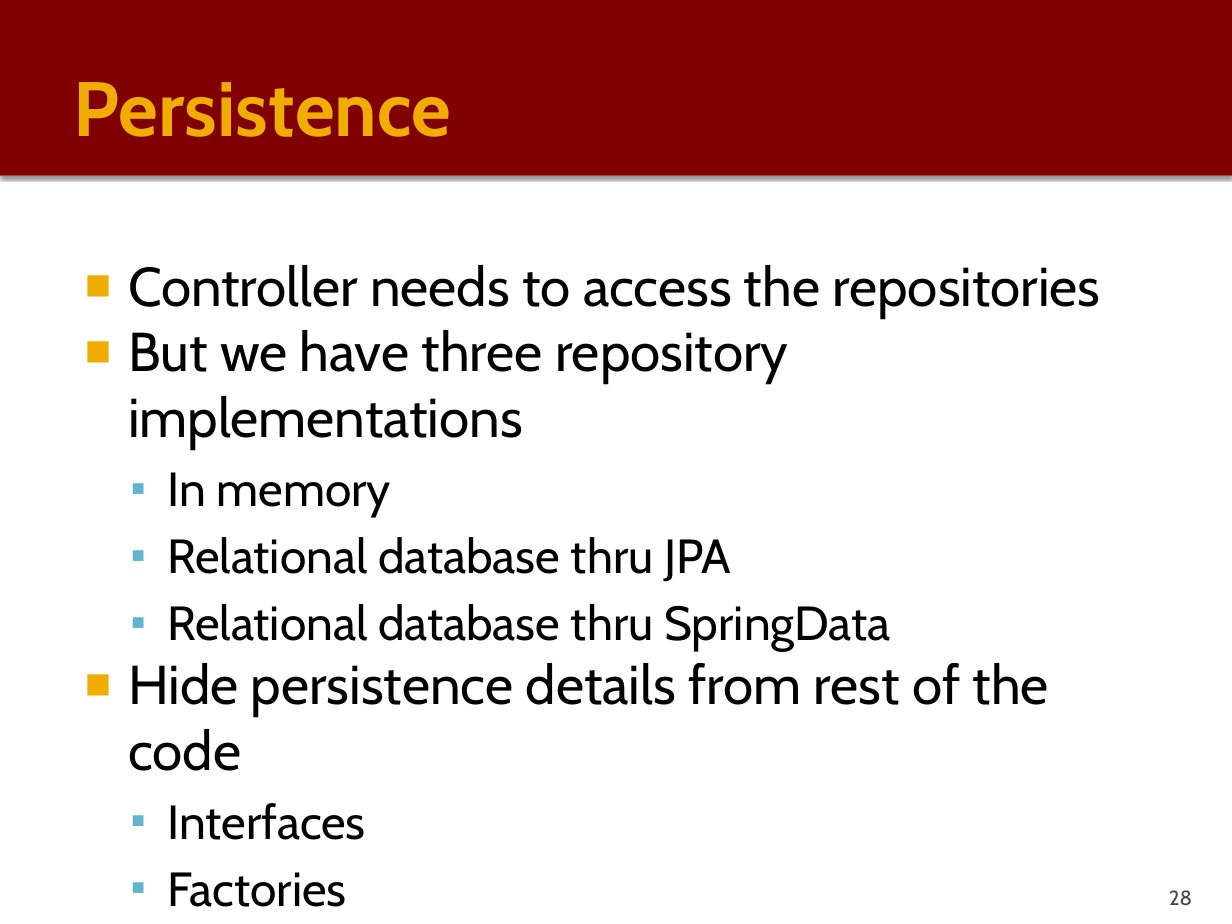
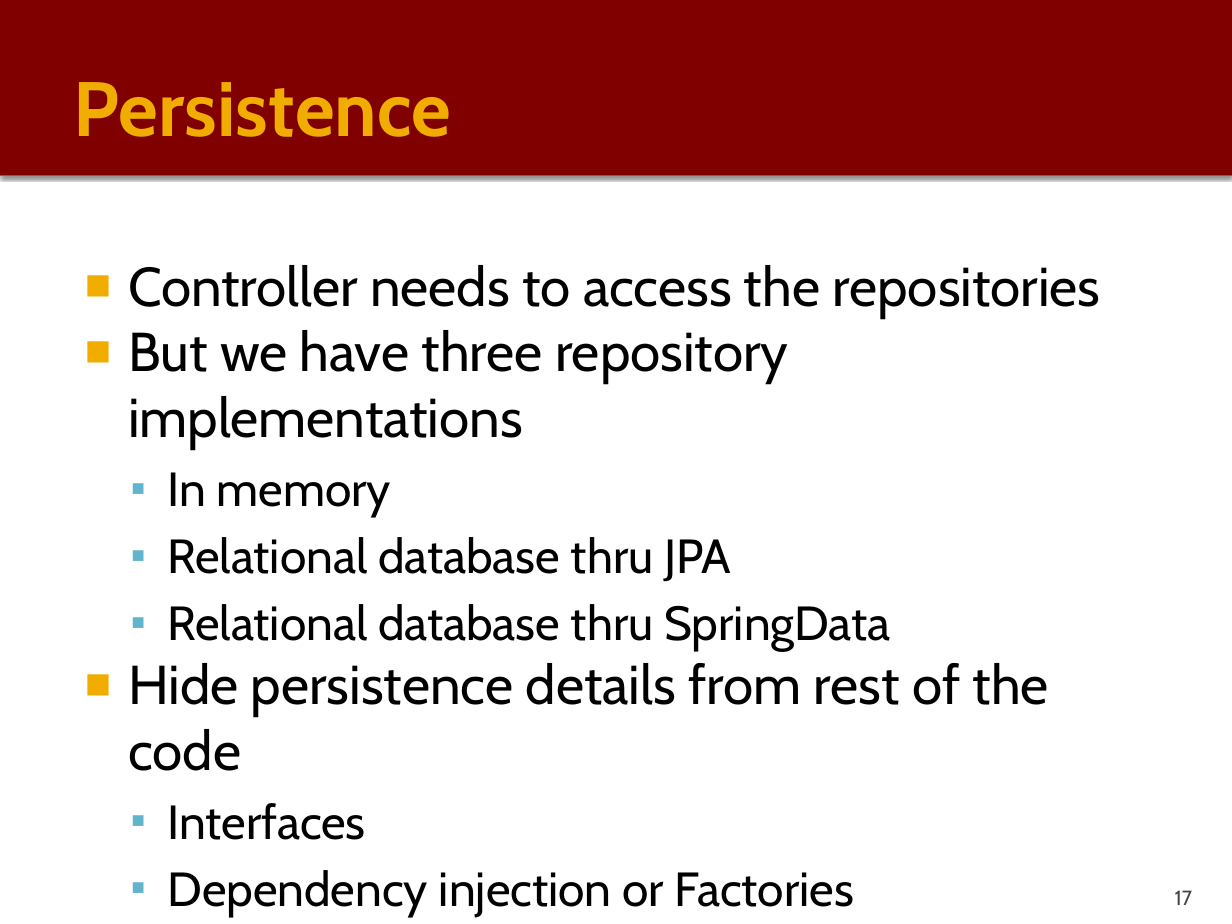
Before and after one commit to PauloGandraSousa/eapliframework, a slide deck: slide 17 of documentation/eapli.framework-Tech-Description.pptx (slide 28 before the commit). Drawn at 1232x924 pixels with LibreOffice and Linux fonts; fonts in the diff are those of the drawing. Boxes give left, top, right and bottom in pixels: in the first picture for what was removed or moved away, otherwise in the second. Text is boxed around its words. In the diff, an @@ line names an element or a change of style, - is before the commit and + after.

Commit message:
updated documentation for persistence and event pub/sub

```diff
--- a/documentation/eapli.framework-Tech-Description.pptx
+++ b/documentation/eapli.framework-Tech-Description.pptx
@@ text at (168,870,854,917): text changed @@
-  ▪ Factories
+  ▪ Dependency injection or Factories
@@ page number at (1175,890,1193,905): text changed @@
-28
+17
```
Also in this commit, not shown: 10 other slides changed, 15 slides added, 3 slides removed, 5 other files.
